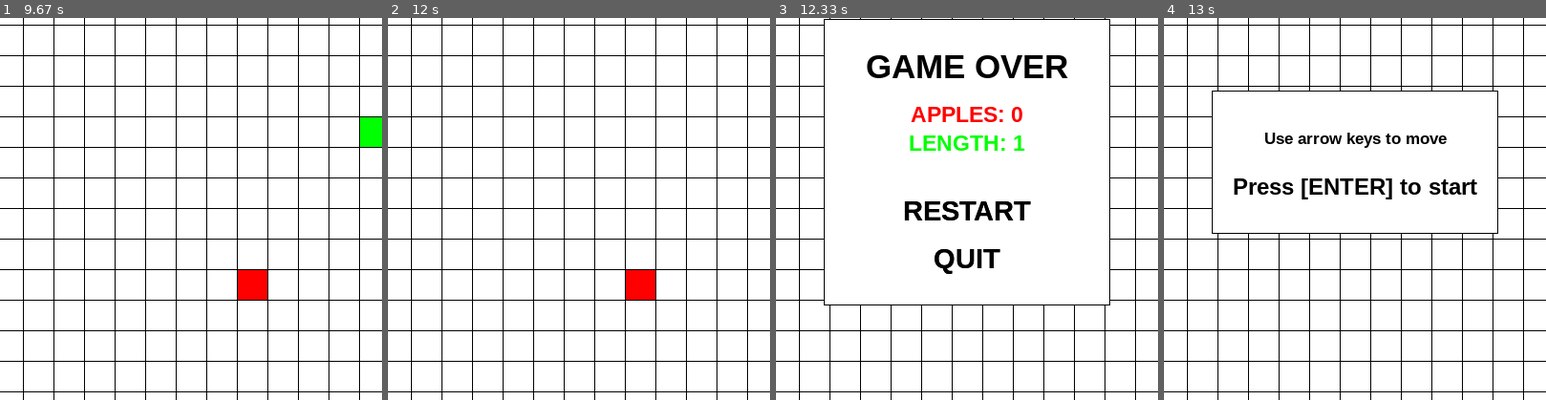
Above: before the commit, frames 1-4 (left to right).
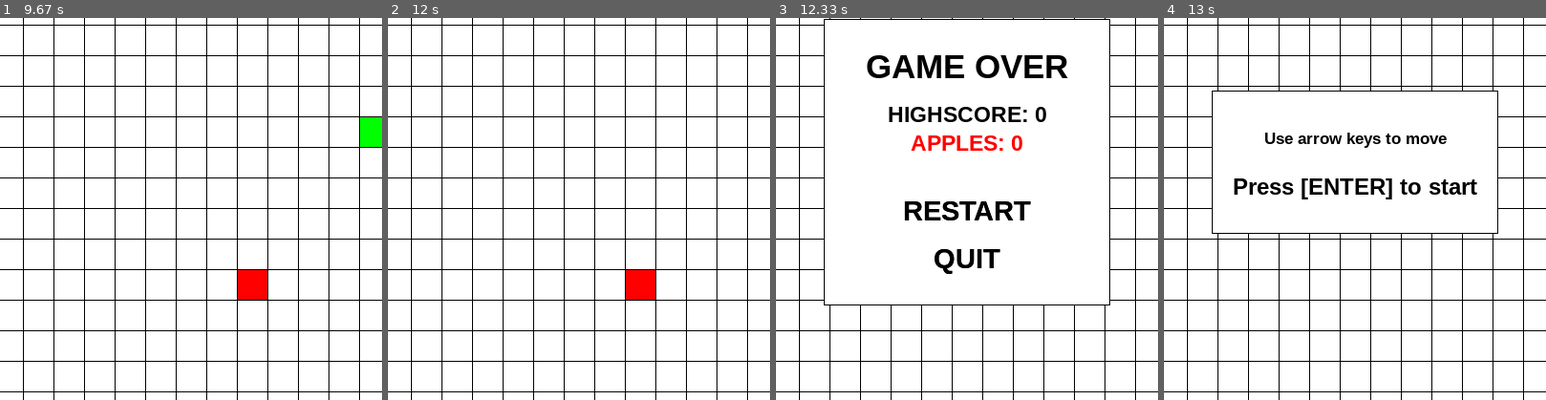
Above: after the commit, the same moments.

Repository: k-qich/2D-SnakeGame-Pygame
Game: pygame game, started from game.py
Same seed, same stepped clock (60 frames per second), same inputs: the game is played once before the commit and once after it.
Inputs:
- Up to frame 1 (9.67 s): tap Enter at 0.33 s; hold Down 1.23-1.7 s; hold Left 1.73-2.13 s; hold Up 2.17-2.53 s; hold Right 2.57-3.2 s; hold Down 3.23-3.6 s; hold Left 3.63-4.1 s; hold Up 4.63-4.93 s; hold Right 4.97-5.43 s; hold Down 6.03-6.33 s; hold Left 6.37-6.77 s; hold Up 6.8-7.17 s; hold Right 7.2-7.83 s; hold Down 7.87-8.23 s; hold Left 8.27-8.73 s; hold Up 9.27-9.57 s; hold Right from 9.6 s (still down)
- Up to frame 2 (12 s): release Right at 10.07 s; hold Down 10.67-10.97 s; hold Left 11-11.4 s; hold Up 11.43-11.8 s; hold Right from 11.83 s (still down)
- Up to frame 3 (12.33 s): keep holding Right
- Up to frame 4 (13 s): release Right at 12.47 s; click "RESTART" at 12.95 s
The pictures show only the part of the screen within x 25-75%, y 31-81%; the shares and areas given below are measured in that part.

Frames 1-2 are identical in both runs. In frame 3, 2.0% of the frame differs, in the area x 29-71%, y 23-35%; in frame 4, nothing differs.

Commit message:
Added exe build for game

Diff:
--- a/game.py
+++ b/game.py
@@ -45,10 +45,15 @@
         self.clock = pg.time.Clock()
         self.running = False
 
+    # initializes all game variables before game starts
     def init_game_vars(self):
         pg.mixer.music.load("sounds/Bonkers-for-Arcades.mp3")
         self.pickup_sound = pg.mixer.Sound("sounds/Pickup.wav")
         self.crash_sound = pg.mixer.Sound("sounds/Crash.wav")
+
+        # create text file that records high score if it does not exist
+        if not os.path.isfile("highscore.txt"):
+            self.record_highscore(0)
 
         self.snake_head = entity.SnakeHead(int(self.display_width/TILE_SIZE/2) * TILE_SIZE, int(self.display_height/TILE_SIZE/2) * TILE_SIZE, GREEN)
         self.snake_sprites.add(self.snake_head)
@@ -118,6 +123,7 @@
         for y in range(0, DISPLAY_HEIGHT, TILE_SIZE):
             pg.draw.line(self.gameDisplay, BLACK, (0, y), (DISPLAY_WIDTH, y))
 
+    # handles intro menu
     def game_intro_event_handler(self):
         keys = pg.key.get_pressed()
         in_menu = True
@@ -136,6 +142,7 @@
 
         return in_menu
 
+    # handles ingame events
     def game_event_handler(self):
         keys = pg.key.get_pressed()
 
@@ -159,11 +166,16 @@
             self.snake_head.dx = 0
             self.snake_head.dy = TILE_SIZE
 
+    # handles game over menu
     def game_over_event_handler(self):
         mouse_pos = pg.mouse.get_pos()
         in_menu = True
         restart_btn_col = BLACK
         quit_btn_col = BLACK
+
+        # record new highscore if player has beaten the previous highscore
+        if self.apples_eaten > self.get_highscore():
+            self.record_highscore(self.apples_eaten)
 
         restart_btn = self.display_text(pg.font.SysFont(TEXT_FONT, int(TEXT_SIZE / 1.2)), "RESTART", restart_btn_col, DISPLAY_WIDTH / 2, DISPLAY_HEIGHT / 2 + 50)
         quit_btn = self.display_text(pg.font.SysFont(TEXT_FONT, int(TEXT_SIZE / 1.2)), "QUIT", quit_btn_col, DISPLAY_WIDTH / 2, DISPLAY_HEIGHT / 2 + 100)
@@ -188,8 +200,8 @@
                 in_menu = False
 
         self.display_text(pg.font.SysFont(TEXT_FONT, TEXT_SIZE), "GAME OVER", BLACK, DISPLAY_WIDTH / 2, DISPLAY_HEIGHT / 2 - 100)
-        self.display_text(pg.font.SysFont(TEXT_FONT, int(TEXT_SIZE / 1.5)), "APPLES: " + str(self.apples_eaten), RED, DISPLAY_WIDTH / 2, DISPLAY_HEIGHT / 2 - 50)
-        self.display_text(pg.font.SysFont(TEXT_FONT, int(TEXT_SIZE / 1.5)), "LENGTH: " + str(self.max_length), GREEN, DISPLAY_WIDTH / 2, DISPLAY_HEIGHT / 2 - 20)
+        self.display_text(pg.font.SysFont(TEXT_FONT, int(TEXT_SIZE / 1.5)), "HIGHSCORE: " + str(self.get_highscore()), BLACK, DISPLAY_WIDTH / 2, DISPLAY_HEIGHT / 2 - 50)
+        self.display_text(pg.font.SysFont(TEXT_FONT, int(TEXT_SIZE / 1.5)), "APPLES: " + str(self.apples_eaten), RED, DISPLAY_WIDTH / 2, DISPLAY_HEIGHT / 2 - 20)
 
         restart_btn = self.display_text(pg.font.SysFont(TEXT_FONT, int(TEXT_SIZE / 1.2)), "RESTART", restart_btn_col, DISPLAY_WIDTH / 2, DISPLAY_HEIGHT / 2 + 50)
         quit_btn = self.display_text(pg.font.SysFont(TEXT_FONT, int(TEXT_SIZE / 1.2)), "QUIT", quit_btn_col, DISPLAY_WIDTH / 2, DISPLAY_HEIGHT / 2 + 100)
@@ -257,6 +269,7 @@
 
             pg.display.flip()
 
+    # Returns a Pygame Rect object centered at (x,y) with text displayed on top
     def display_text(self, font, text, color, x, y):
         display_text = font.render(text, True, color)
         btn = display_text.get_rect()
@@ -283,6 +296,26 @@
         self.snake_body_sprites.add(snake_body)
         self.snake.append(snake_body)
 
+    # writes a highscore to file
+    def record_highscore(self, score):
+        file = open("highscore.txt", "w")
+        file.write(str(score))
+        file.close()
+
+    # returns current highscore
+    def get_highscore(self):
+        highscore = 0
+
+        if os.path.isfile("highscore.txt"):
+            file = open("highscore.txt", "r")
+            line = file.readline()
+
+            if line.isdigit():
+                highscore = int(line)
+            file.close()
+
+        return highscore
+
     def run(self):
         self.init_game_vars()
         self.game_intro()
--- /dev/null
+++ b/setup.py
@@ -0,0 +1,21 @@
+import sys
+from cx_Freeze import setup, Executable
+
+# python3 setup.py build
+
+# Dependencies are automatically detected, but it might need fine tuning.
+build_exe_options = {"packages": ["os"], "excludes": ["tkinter"], "include_files": ["sounds"]}
+
+# GUI applications require a different base on Windows (the default is for a
+# console application).
+base = None
+if sys.platform == "win32":
+    base = "Win32GUI"
+
+setup(
+        name = "Snake",
+        version = "1.2",
+        description = "Simple Snake Game",
+        options = {"build_exe": build_exe_options},
+        executables = [Executable("game.py", base=base)]
+)
Not shown, added: build/exe.win32-3.6/game.exe
Not shown, added: build/exe.win32-3.6/lib/_bz2.pyd
Not shown, added: build/exe.win32-3.6/lib/_ctypes.pyd
Not shown, added: build/exe.win32-3.6/lib/_decimal.pyd
Not shown, added: build/exe.win32-3.6/lib/_hashlib.pyd
Not shown, added: build/exe.win32-3.6/lib/_lzma.pyd
Not shown, added: build/exe.win32-3.6/lib/_multiprocessing.pyd
Not shown, added: build/exe.win32-3.6/lib/_socket.pyd
Not shown, added: build/exe.win32-3.6/lib/_ssl.pyd
Not shown, added: build/exe.win32-3.6/lib/collections/__init__.pyc
Not shown, added: build/exe.win32-3.6/lib/collections/abc.pyc
Not shown, added: build/exe.win32-3.6/lib/concurrent/__init__.pyc
(and 188 more such lines)
